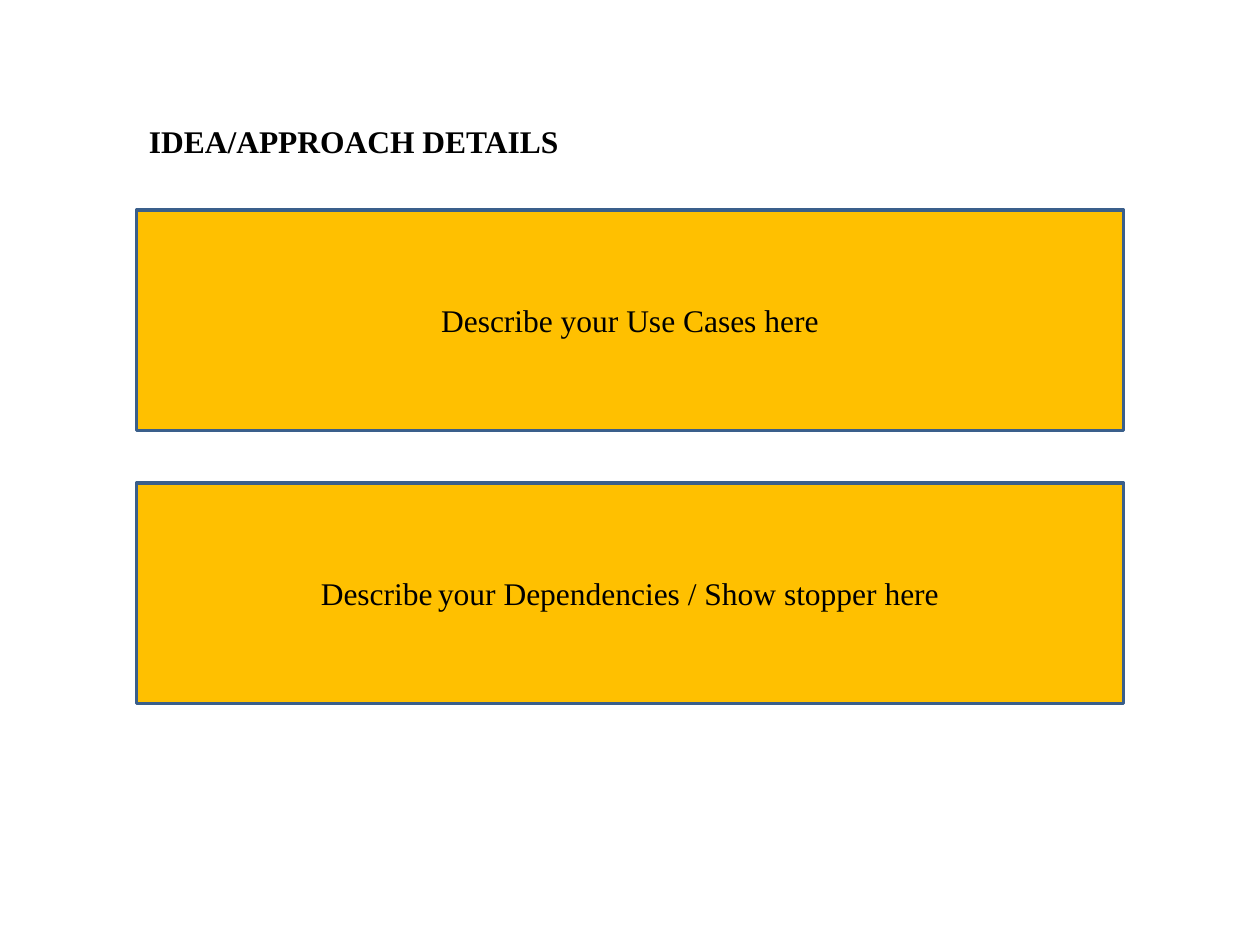
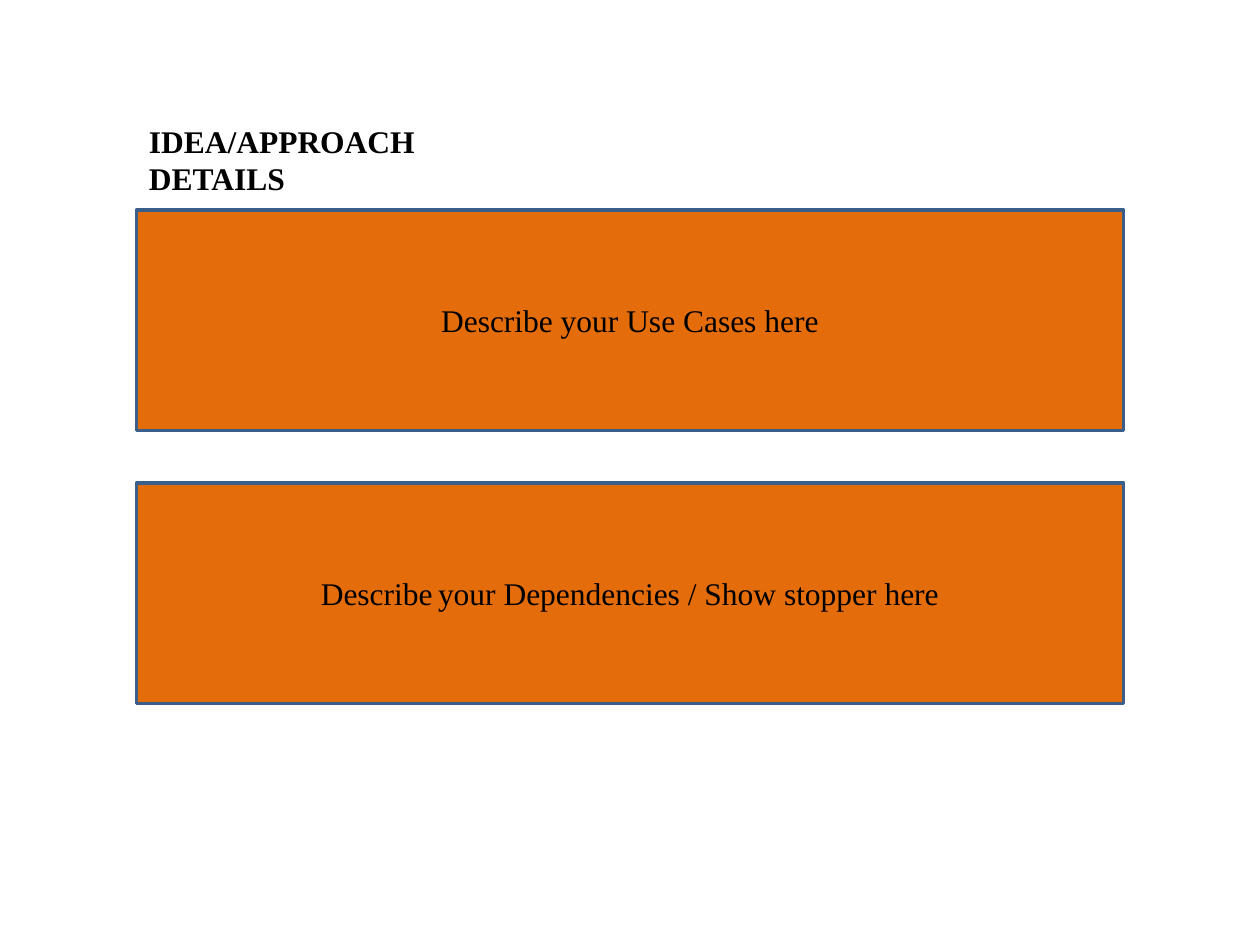
Before and after one commit to omkar-22/Swayamsidhdh-Hackathon, a slide deck: slide 3 of rulebook_files/Swayamsiddha HackathonTemplate.pptx. Drawn at 1260x945 pixels with LibreOffice and Linux fonts; fonts in the diff are those of the drawing. Boxes give left, top, right and bottom in pixels: in the first picture for what was removed or moved away, otherwise in the second. Text is boxed around its words. In the diff, an @@ line names an element or a change of style, - is before the commit and + after.

```diff
--- a/rulebook_files/Swayamsiddha HackathonTemplate.pptx
+++ b/rulebook_files/Swayamsiddha HackathonTemplate.pptx
@@ text "IDEA/APPROACH DETAILS" rewrapped from (x1=149, y1=132, x2=558, y2=154) to (x1=149, y1=132, x2=415, y2=191) @@
@@ rectangle "Describe your Use Cases here" at (x1=136, y1=210, x2=1123, y2=431): fill #FFC000 to #E46C0A @@
@@ rectangle "Describe your Dependencies / Show ..." at (x1=136, y1=483, x2=1123, y2=703): fill #FFC000 to #E46C0A @@
```
Also in this commit, not shown: 2 other slides changed, 30 other files.
